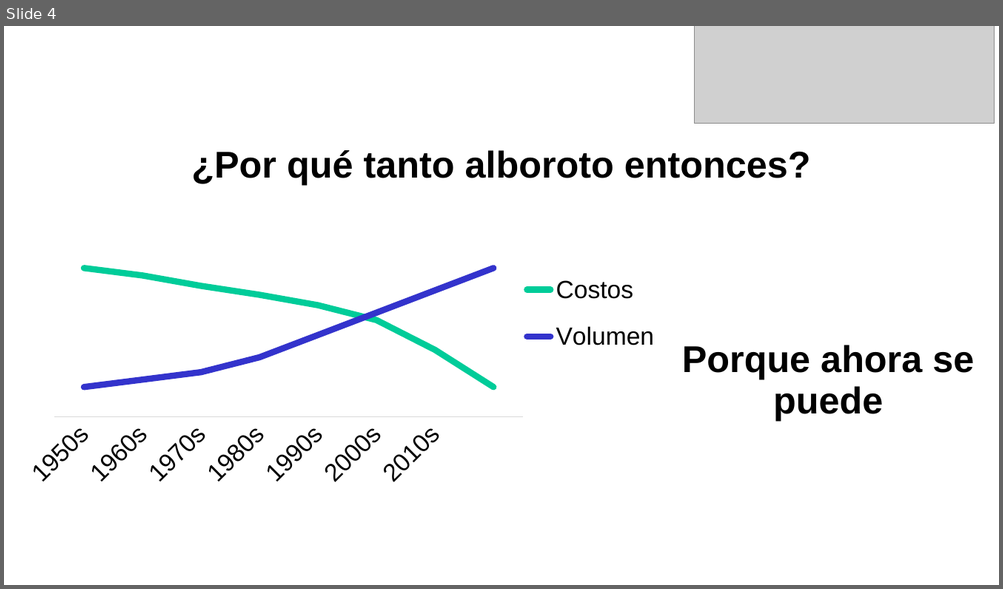
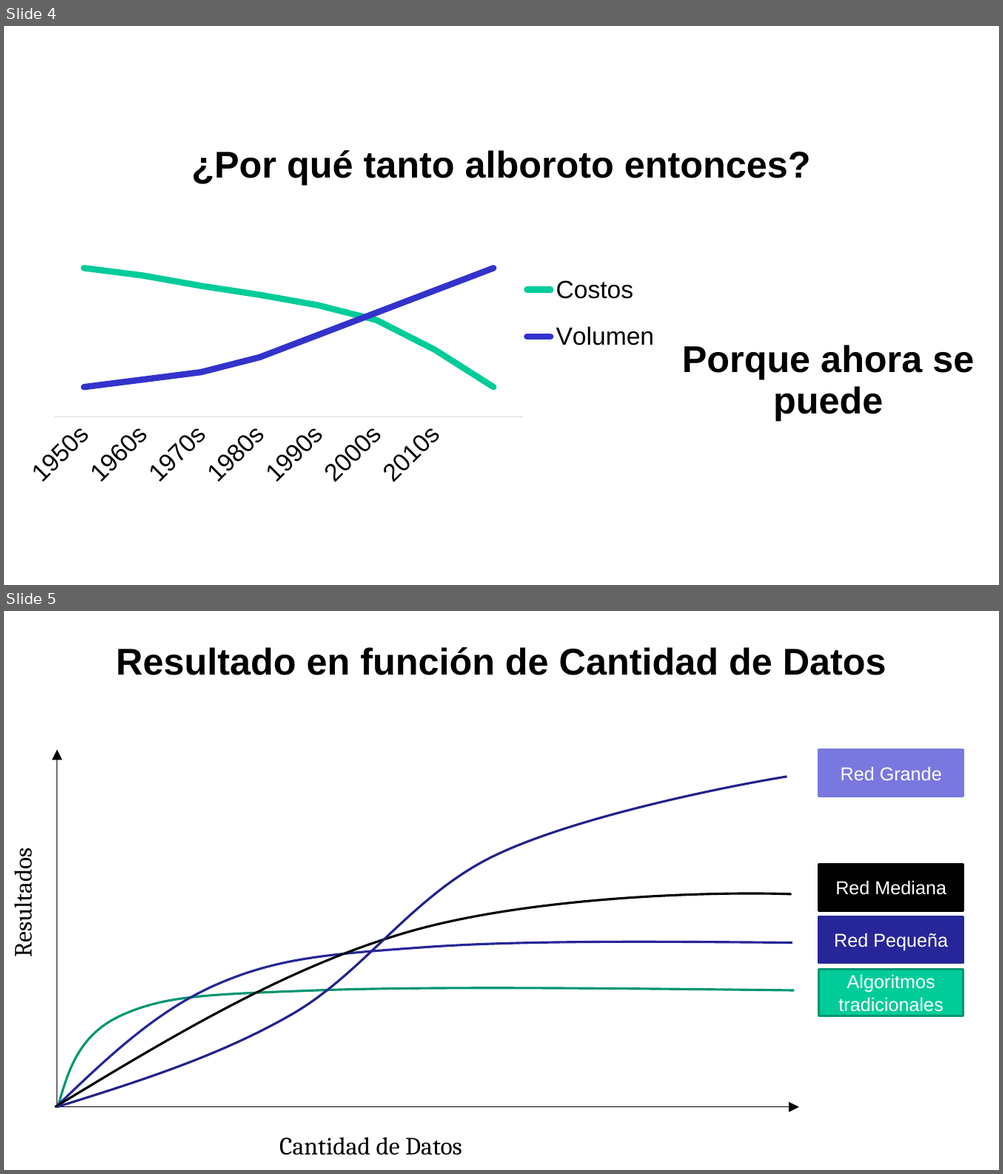
Before and after one commit to Argentan/DDA, a slide deck: 1. intro.pptx. Shown one above the other, each under a label of ours: slide 4 before the commit, slides 4 and 5 after it. The pictures are 1003x589 and 1003x1174 pixels, drawn with LibreOffice and Linux fonts; fonts in the diff are those of the drawing; grey boxes stand for pictures; background and template pictures are left out. Boxes give left, top, right and bottom in pixels: in the first picture for what was removed or moved away, otherwise in the second. Text is boxed around its words. In the diff, an @@ line names an element or a change of style, - is before the commit and + after.

```diff
--- a/1. intro.pptx
+++ b/1. intro.pptx
@@ slide 5 added at box(4, 611, 999, 1170), background picture (left out) @@
@@ text added at box(116, 647, 886, 675), 36 pt, text #000000, bold @@
+Resultado en función de Cantidad de Datos
@@ rectangle added at box(4, 712, 999, 1170), fill #FFFFFF at 30% opacity @@
@@ arrow added from (57, 1107) to (57, 750), #000000 0.75 pt @@
@@ rectangle added at box(819, 750, 964, 796), fill #7878DE, outline #7878DE 2 pt, 18 pt, text #FFFFFF @@
+Red Grande
@@ freeform shape added at box(57, 777, 787, 1107), outline #22228B 2.25 pt @@
@@ text added at box(5, 858, 38, 955), 24 pt, text #000000 @@
+Resultados
@@ rectangle added at box(819, 865, 964, 911), fill #000000, outline #000000 2 pt, 18 pt, text #FFFFFF @@
+Red Mediana
@@ freeform shape added at box(56, 894, 792, 1107), outline #000000 2.25 pt @@
@@ rectangle added at box(819, 917, 964, 963), fill #262699, outline #262699 2 pt, 18 pt, text #FFFFFF @@
+Red Pequeña
@@ freeform shape added at box(57, 943, 793, 1107), outline #262699 2.25 pt @@
@@ rectangle added at box(819, 970, 964, 1016), fill #00CC99, outline #009771 2 pt, 18 pt, text #FFFFFF @@
+Algoritmos tradicionales
@@ freeform shape added at box(58, 988, 794, 1108), outline #009771 2.25 pt @@
@@ arrow added from (57, 1107) to (799, 1107), #000000 0.75 pt @@
@@ text added at box(279, 1137, 462, 1156), 24 pt, text #000000 @@
+Cantidad de Datos
@@ slide 4 changed as well @@
@@ picture removed at box(694, 26, 994, 124) @@
```
Also in this commit, not shown: 25 other slides changed, 1 slide removed, 9 other files.
